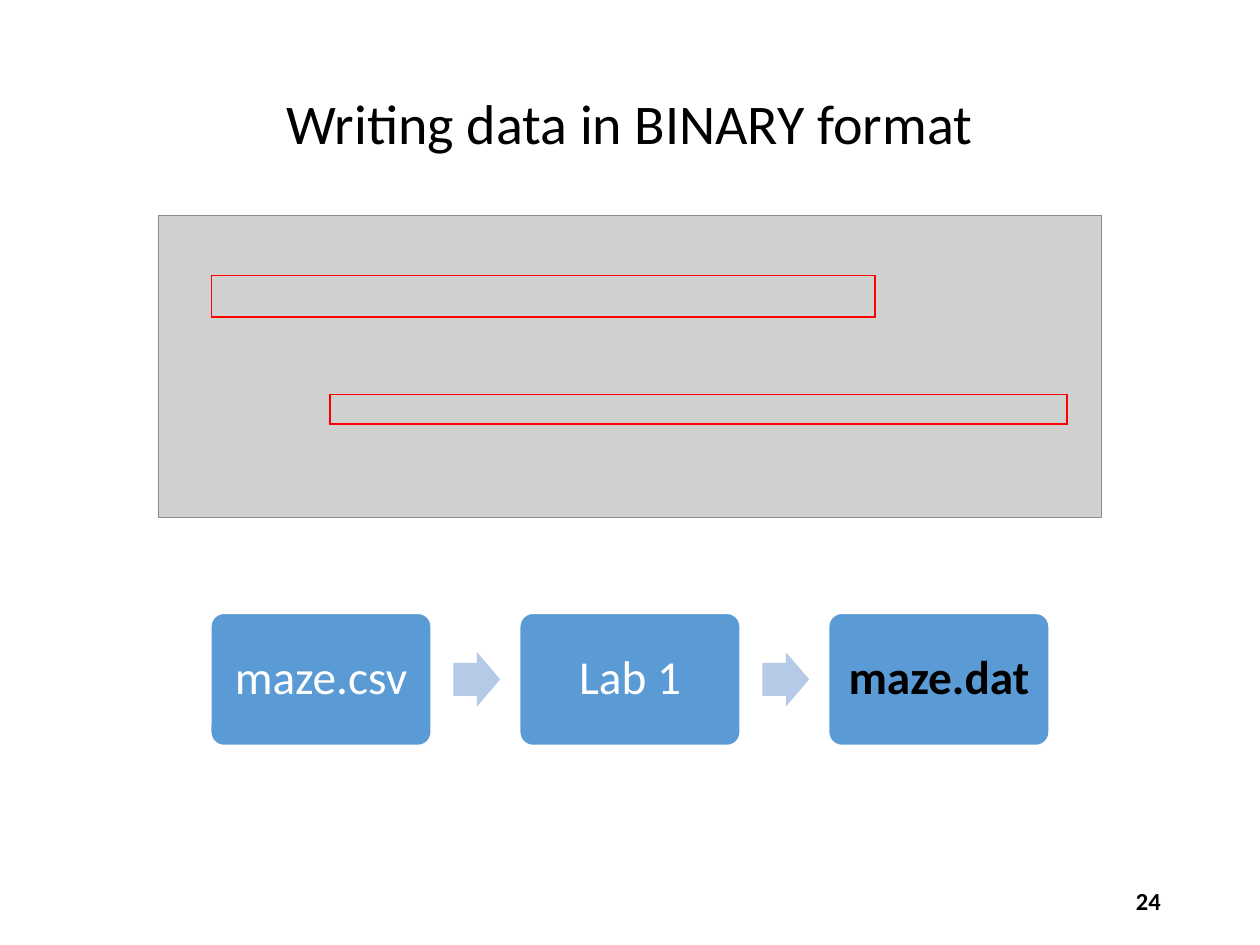
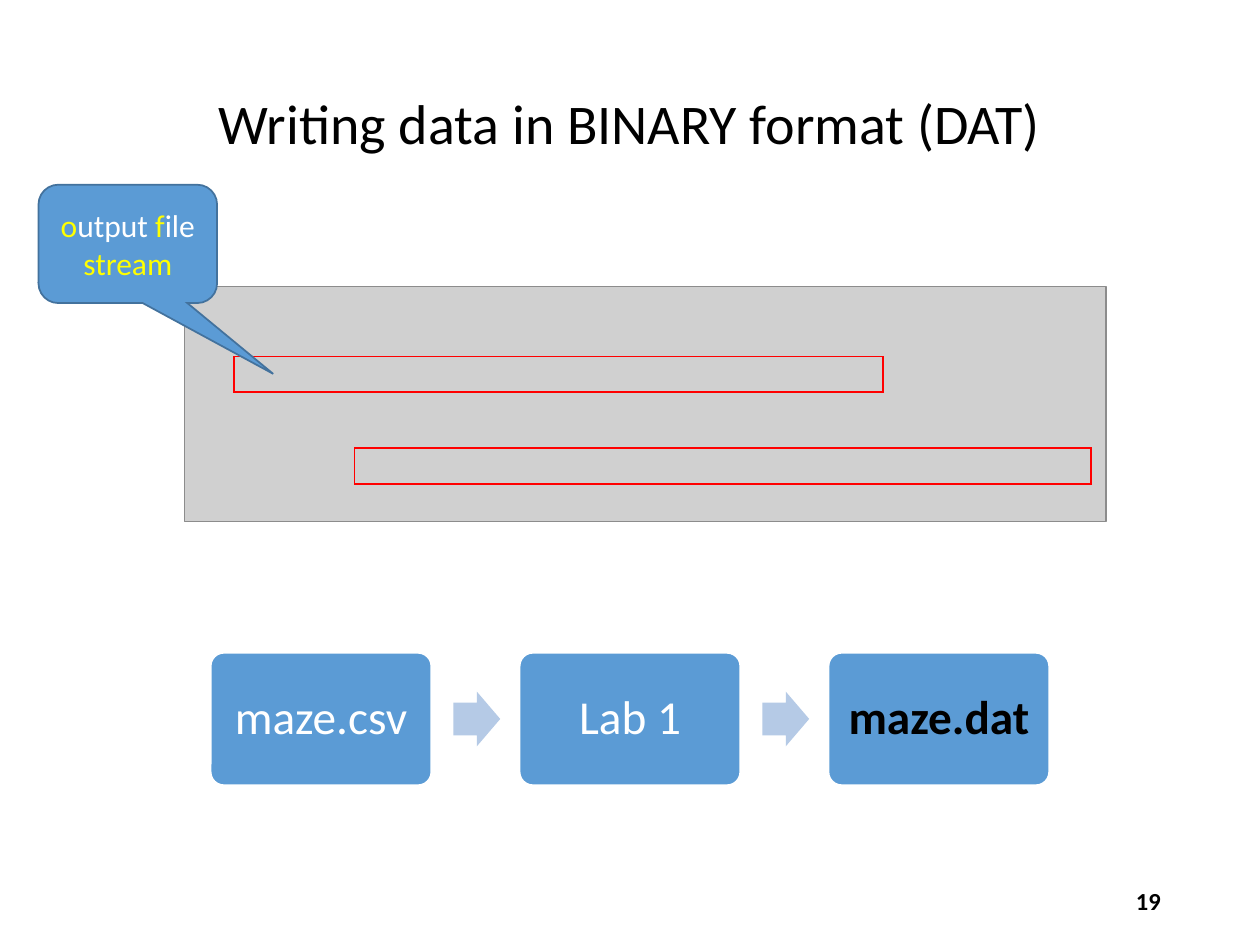
Before and after one commit to dbiersach/scicomp301-cpp-linux, a slide deck: slide 19 of session22/Session 22 - Search Algorithms, Adjacency Matrix.pptx (slide 24 before the commit). Drawn at 1260x945 pixels with LibreOffice and Linux fonts; fonts in the diff are those of the drawing; grey boxes stand for pictures. Boxes give left, top, right and bottom in pixels: in the first picture for what was removed or moved away, otherwise in the second. Text is boxed around its words. In the diff, an @@ line names an element or a change of style, - is before the commit and + after.

```diff
--- a/session22/Session 22 - Search Algorithms, Adjacency Matrix.pptx
+++ b/session22/Session 22 - Search Algorithms, Adjacency Matrix.pptx
@@ title at bbox=[219, 103, 1040, 154]: text changed @@
-Writing data in BINARY format
+Writing data in BINARY format (DAT)
@@ rounded speech box added at bbox=[39, 185, 218, 304], fill #5B9BD5, outline #43739E 1 pt, 18 pt, text #FFFF00 @@
+output file stream
@@ picture: place and size @@
-picture at bbox=[159, 215, 1102, 518]
+picture at bbox=[184, 286, 1105, 520]
@@ rectangle: place and size @@
-rectangle at bbox=[212, 276, 876, 318]
+rectangle at bbox=[234, 357, 883, 392]
@@ rectangle: place and size @@
-rectangle at bbox=[330, 394, 1067, 425]
+rectangle at bbox=[354, 449, 1091, 484]
@@ 3 texts, 3 rounded rectangles, 2 right arrows: place and size @@
-3 texts, 3 rounded rectangles, 2 right arrows at bbox=[210, 614, 1050, 746]
+3 texts, 3 rounded rectangles, 2 right arrows at bbox=[210, 653, 1050, 785]
@@ page number at bbox=[1136, 894, 1161, 910]: text changed @@
-24
+19
```
Also in this commit, not shown: 22 other slides changed, 5 slides added, 10 slides removed, 8 other files.
